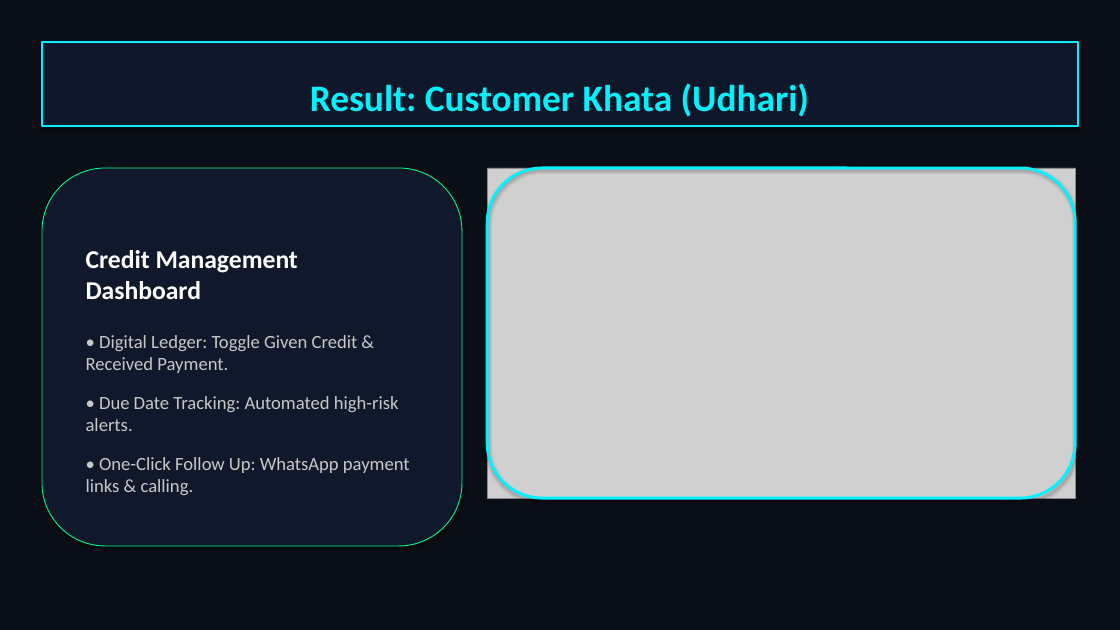
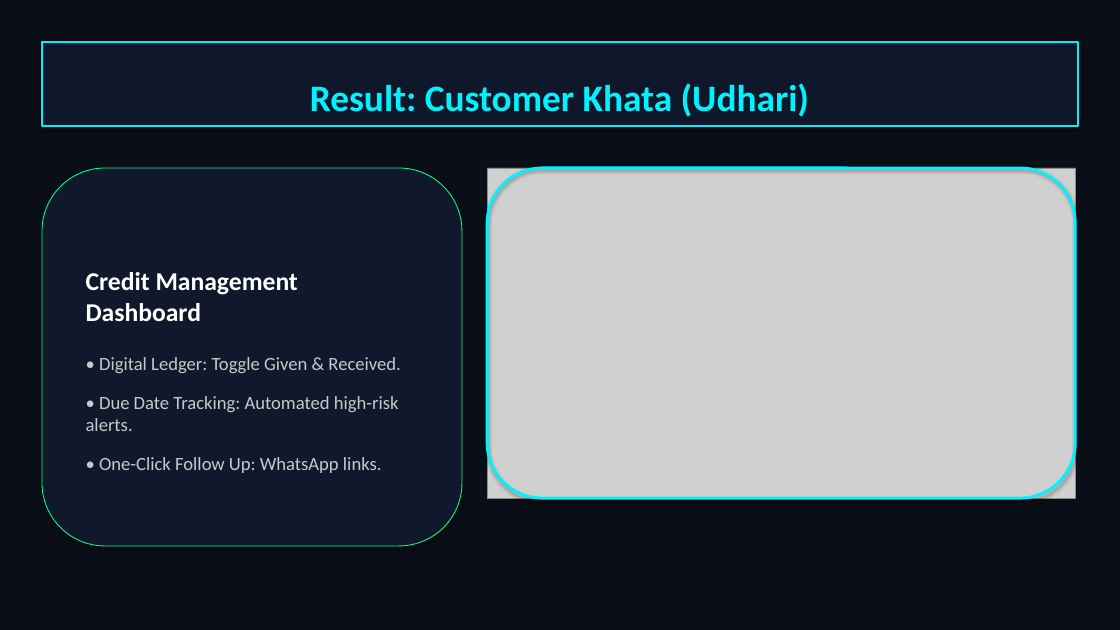
Before and after one commit to sanketkirdat08-cmd/vernaledger-ai, a slide deck: slide 5 of VernaLedger_Full_Presentation.pptx. Drawn at 1120x630 pixels with LibreOffice and Linux fonts; fonts in the diff are those of the drawing; grey boxes stand for pictures. Boxes give left, top, right and bottom in pixels: in the first picture for what was removed or moved away, otherwise in the second. Text is boxed around its words. In the diff, an @@ line names an element or a change of style, - is before the commit and + after.

```diff
--- a/VernaLedger_Full_Presentation.pptx
+++ b/VernaLedger_Full_Presentation.pptx
@@ text in rounded rectangle at [99, 357, 400, 373]: text changed @@
-• Digital Ledger: Toggle Given Credit & Received Payment.
+• Digital Ledger: Toggle Given & Received.
@@ text in rounded rectangle at [99, 457, 382, 473]: text changed @@
-• One-Click Follow Up: WhatsApp payment links & calling.
+• One-Click Follow Up: WhatsApp links.
```
Also in this commit, not shown: 6 other slides changed, 1 other file.
